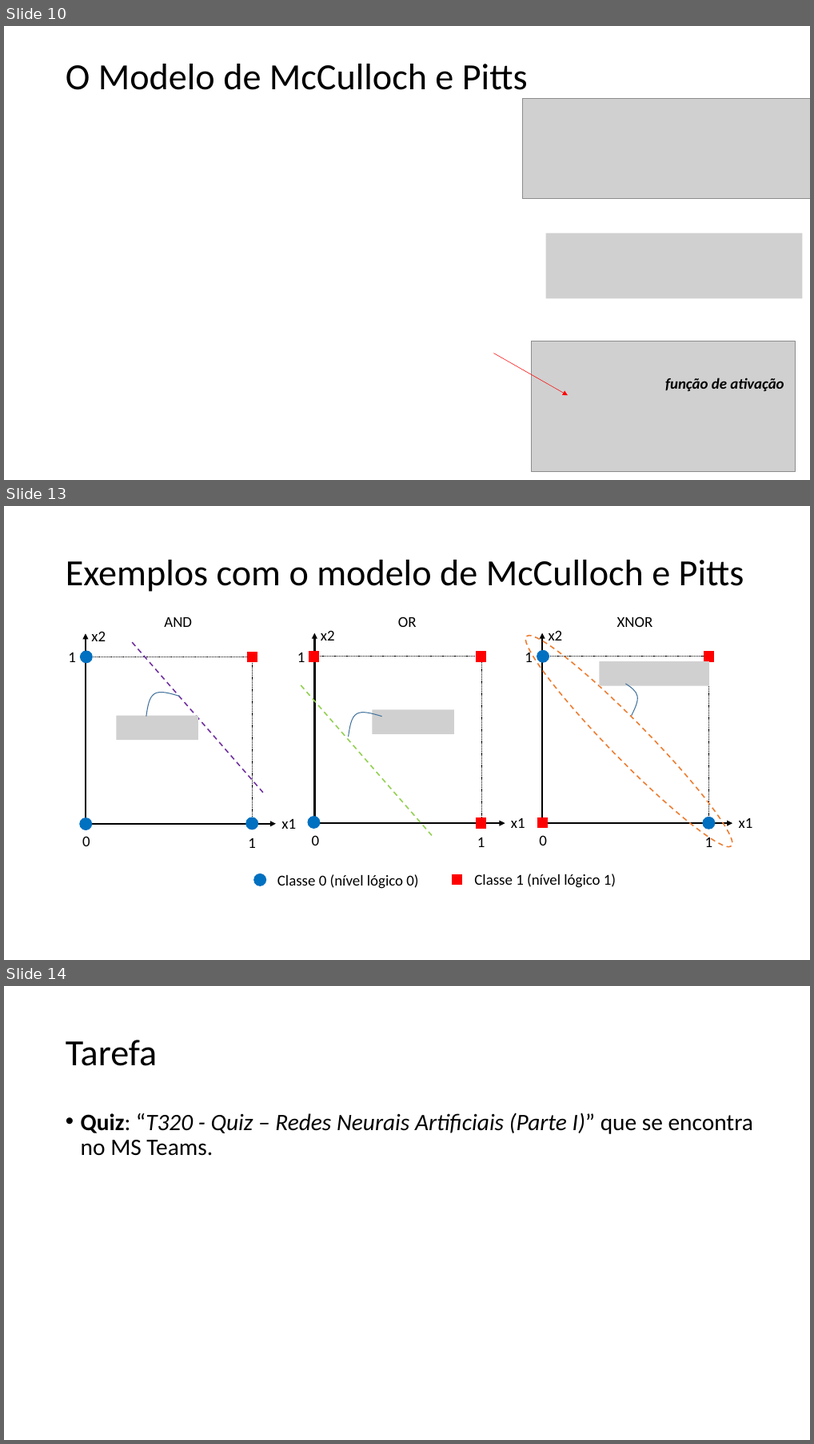
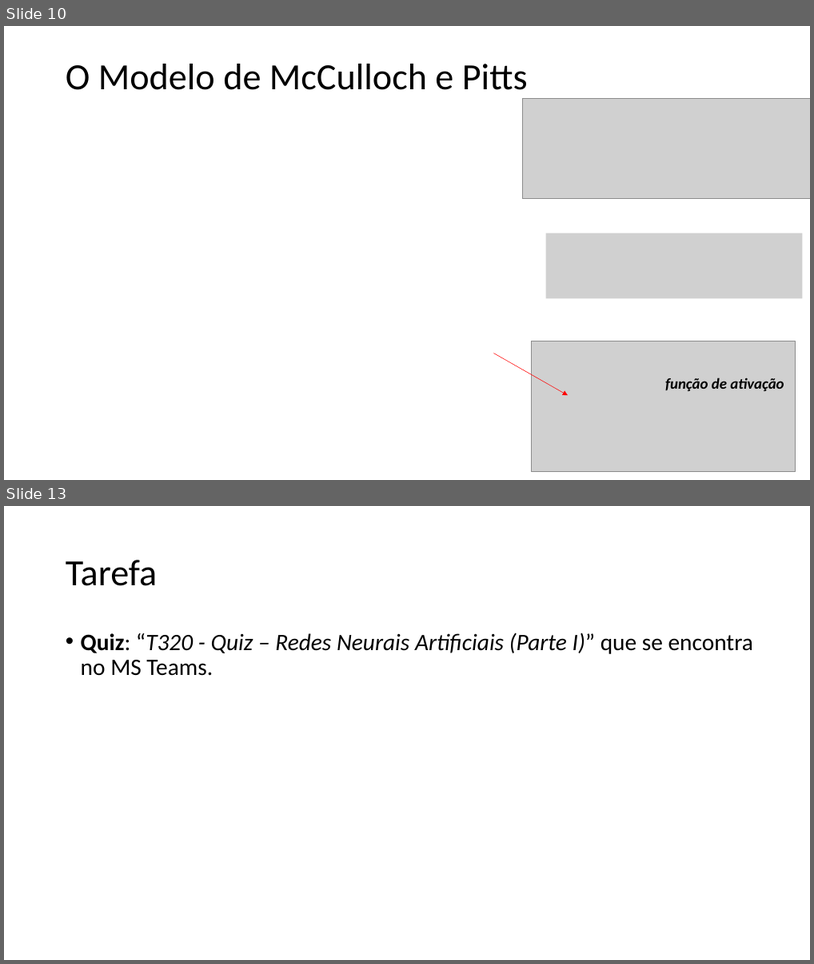
Before and after one commit to zz4fap/t320_aprendizado_de_maquina, a slide deck: slides/T320_Redes_Neurais_Artificiais (Parte I).pptx. Shown one above the other, each under a label of ours: slides 10, 13 and 14 before the commit, slides 10 and 13 after it; the slides between them are not shown. The pictures are 814x1444 and 814x964 pixels, drawn with LibreOffice and Linux fonts; fonts in the diff are those of the drawing; grey boxes stand for pictures. Boxes give left, top, right and bottom in pixels: in the first picture for what was removed or moved away, otherwise in the second. Text is boxed around its words. In the diff, an @@ line names an element or a change of style, - is before the commit and + after.

```diff
--- a/slides/T320_Redes_Neurais_Artificiais (Parte I).pptx
+++ b/slides/T320_Redes_Neurais_Artificiais (Parte I).pptx
@@ slide 13 removed at <box>4,506,810,960</box>, background #FFFFFF @@
@@ title removed at <box>66,560,745,592</box> @@
-Exemplos com o modelo de McCulloch e Pitts
@@ group removed at <box>68,616,754,888</box>: 20 texts, 10 rectangles, 8 ellipses, 6 arrows, 3 pictures, 3 freeform shapes, 2 lines @@
-x1
-x2
-XNOR
-1
-0
-1
-Classe 0 (nível lógico 0)
-Classe 1 (nível lógico 1)
-x1
-x2
-AND
-1
-0
-1
-x1
-x2
-OR
-1
-0
-1
@@ what was slide 14 is now slide 13 @@
```
Also in this commit, not shown: 4 slides changed, 8 other files.
